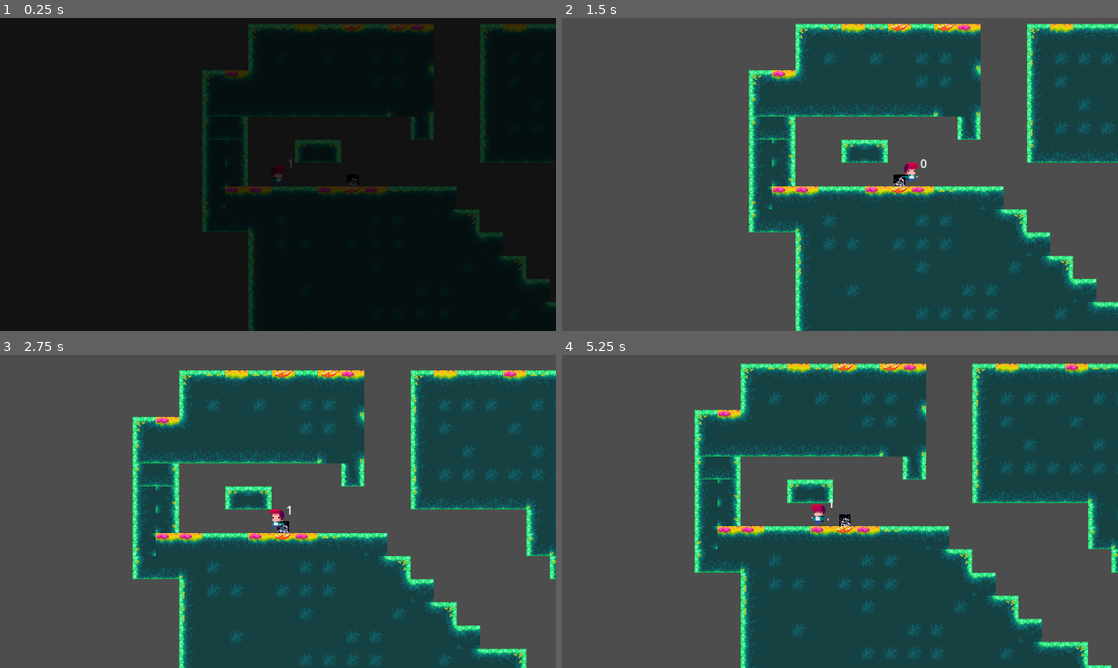
Above: before the commit, frames 1-4 (two rows, left to right).
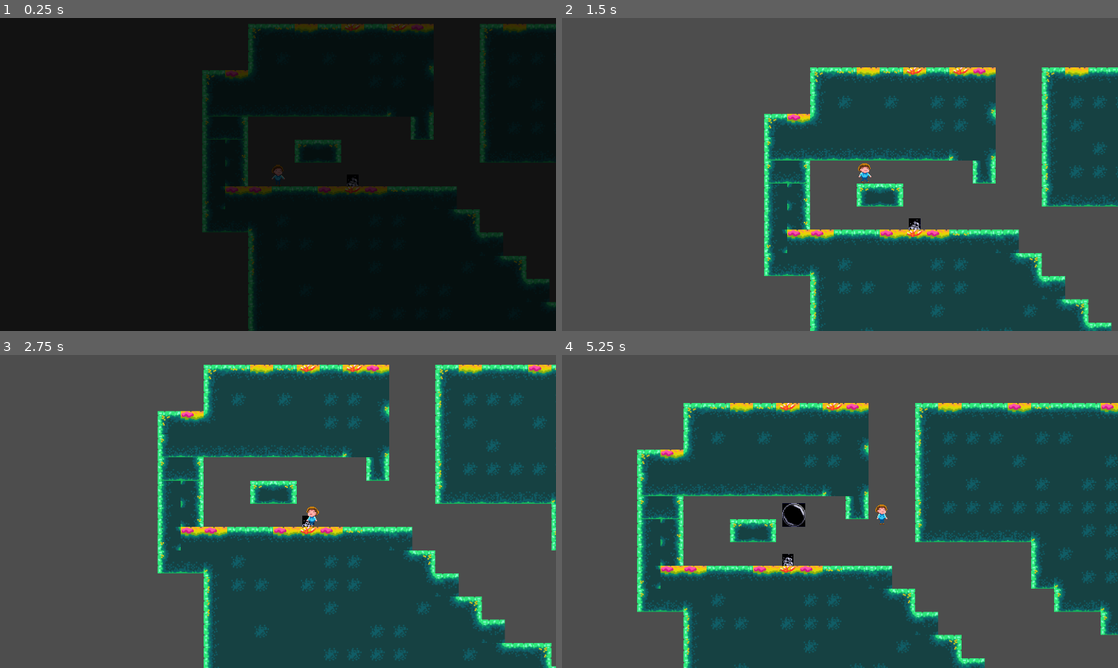
Above: after the commit, the same moments.

Repository: Gaulent/MJW19-BubbleScape
Game: Godot game, scene res://scenes/main_game.tscn
Two runs of this game, one before a commit and one after it. Both use one fixed random seed, a clock stepped at 60 frames per second and the inputs below.
Inputs:
- Up to frame 1 (0.25 s): no input
- Up to frame 2 (1.5 s): hold D (move_right) from 0.53 s (still down); tap Space (jump) at 0.77 s
- Up to frame 3 (2.75 s): tap Space (jump) at 1.52 s; release D (move_right) at 2.03 s; hold A (move_left) from 2.03 s (still down)
- Up to frame 4 (5.25 s): release A (move_left) at 2.78 s; hold D (move_right) 2.78-4.28 s; tap Space (jump) at 3.02, 3.77, 4.52 s; hold A (move_left) 4.28-5.03 s; hold D (move_right) from 5.03 s (still down)

The runs differ from the first frame. In frame 1, less than 0.1% of the frame differs, in the area x 48-53%, y 45-54%; in frame 2, 35%; in frame 3, 26%; in frame 4, 52%, in the area x 13-100%, y 2-100%.

Commit message:
Algo vamos haciendo

Diff:
--- a/scenes/dead_player.tscn
+++ b/scenes/dead_player.tscn
@@ -1,80 +1,17 @@
-[gd_scene load_steps=17 format=3 uid="uid://bs6j4j8rhw0we"]
+[gd_scene load_steps=8 format=3 uid="uid://bs6j4j8rhw0we"]
 
 [ext_resource type="Script" path="res://scripts/dead_player.gd" id="1_51vx4"]
-[ext_resource type="Texture2D" uid="uid://jdgl8lm7wwqs" path="res://assets/player/SPA_Player_Ginger.png" id="1_n3kh4"]
+[ext_resource type="Texture2D" uid="uid://b6tfvo1t4ptmg" path="res://assets/player/naufrago_v2_caminando.png" id="2_f0x7r"]
 
-[sub_resource type="AtlasTexture" id="AtlasTexture_rdtr4"]
-atlas = ExtResource("1_n3kh4")
-region = Rect2(0, 190, 32, 32)
-
-[sub_resource type="AtlasTexture" id="AtlasTexture_rru3c"]
-atlas = ExtResource("1_n3kh4")
-region = Rect2(38, 190, 32, 32)
-
-[sub_resource type="AtlasTexture" id="AtlasTexture_acpcq"]
-atlas = ExtResource("1_n3kh4")
-region = Rect2(76, 190, 32, 32)
-
-[sub_resource type="AtlasTexture" id="AtlasTexture_bo1pj"]
-atlas = ExtResource("1_n3kh4")
-region = Rect2(114, 190, 32, 32)
-
-[sub_resource type="AtlasTexture" id="AtlasTexture_8dtc5"]
-atlas = ExtResource("1_n3kh4")
-region = Rect2(152, 190, 32, 32)
-
-[sub_resource type="AtlasTexture" id="AtlasTexture_14pwv"]
-atlas = ExtResource("1_n3kh4")
-region = Rect2(190, 190, 32, 32)
-
-[sub_resource type="AtlasTexture" id="AtlasTexture_dgkve"]
-atlas = ExtResource("1_n3kh4")
-region = Rect2(228, 190, 32, 32)
-
-[sub_resource type="AtlasTexture" id="AtlasTexture_cx254"]
-atlas = ExtResource("1_n3kh4")
-region = Rect2(266, 190, 32, 32)
-
-[sub_resource type="AtlasTexture" id="AtlasTexture_qrk7f"]
-atlas = ExtResource("1_n3kh4")
-region = Rect2(304, 190, 32, 32)
-
-[sub_resource type="AtlasTexture" id="AtlasTexture_tbjrg"]
-atlas = ExtResource("1_n3kh4")
-region = Rect2(342, 190, 32, 32)
+[sub_resource type="AtlasTexture" id="AtlasTexture_ym6s3"]
+atlas = ExtResource("2_f0x7r")
+region = Rect2(0, 0, 32, 32)
 
 [sub_resource type="SpriteFrames" id="SpriteFrames_ro7d3"]
 animations = [{
 "frames": [{
 "duration": 1.0,
-"texture": SubResource("AtlasTexture_rdtr4")
-}, {
-"duration": 1.0,
-"texture": SubResource("AtlasTexture_rru3c")
-}, {
-"duration": 1.0,
-"texture": SubResource("AtlasTexture_acpcq")
-}, {
-"duration": 1.0,
-"texture": SubResource("AtlasTexture_bo1pj")
-}, {
-"duration": 1.0,
-"texture": SubResource("AtlasTexture_8dtc5")
-}, {
-"duration": 1.0,
-"texture": SubResource("AtlasTexture_14pwv")
-}, {
-"duration": 1.0,
-"texture": SubResource("AtlasTexture_dgkve")
-}, {
-"duration": 1.0,
-"texture": SubResource("AtlasTexture_cx254")
-}, {
-"duration": 1.0,
-"texture": SubResource("AtlasTexture_qrk7f")
-}, {
-"duration": 1.0,
-"texture": SubResource("AtlasTexture_tbjrg")
+"texture": SubResource("AtlasTexture_ym6s3")
 }],
 "loop": true,
 "name": &"default",
@@ -125,6 +62,7 @@
 [node name="Sprite" type="AnimatedSprite2D" parent="."]
 texture_filter = 1
 sprite_frames = SubResource("SpriteFrames_ro7d3")
+autoplay = "default"
 frame_progress = 0.0457389
 
 [node name="AnimationPlayer" type="AnimationPlayer" parent="."]
--- a/scenes/main_game.tscn
+++ b/scenes/main_game.tscn
@@ -1,14 +1,14 @@
-[gd_scene load_steps=26 format=4 uid="uid://bjpu7nnp0ohhu"]
+[gd_scene load_steps=23 format=4 uid="uid://bjpu7nnp0ohhu"]
 
 [ext_resource type="Texture2D" uid="uid://cmff2yw881eua" path="res://assets/tiles/SPA_Rock_Grass_Water.png" id="1_b7tsn"]
 [ext_resource type="Texture2D" uid="uid://l41t3o2hk8c6" path="res://assets/Sonic_the_Hedgehog_-_Labyrinth_Zone_Act_1.png" id="1_hm2gc"]
 [ext_resource type="Script" path="res://scripts/player.gd" id="2_48rla"]
-[ext_resource type="Texture2D" uid="uid://jdgl8lm7wwqs" path="res://assets/player/SPA_Player_Ginger.png" id="2_p75jg"]
 [ext_resource type="Script" path="res://scripts/lung_label.gd" id="4_obu7r"]
 [ext_resource type="Shader" path="res://scripts/vignette.gdshader" id="5_58agx"]
 [ext_resource type="PackedScene" uid="uid://bs6j4j8rhw0we" path="res://scenes/dead_player.tscn" id="6_by7fh"]
 [ext_resource type="PackedScene" uid="uid://60p4bprhkomn" path="res://scenes/bubble_spawn_point.tscn" id="7_ru8vf"]
 [ext_resource type="AudioStream" uid="uid://cbtksf8prlwar" path="res://assets/player/517759__danlucaz__game-fx-2.mp3" id="7_vkwmo"]
+[ext_resource type="Texture2D" uid="uid://b6tfvo1t4ptmg" path="res://assets/player/naufrago_v2_caminando.png" id="8_chy3c"]
 
 [sub_resource type="ShaderMaterial" id="ShaderMaterial_w53rh"]
 shader = ExtResource("5_58agx")
@@ -291,84 +291,68 @@
 sources/2 = SubResource("TileSetScenesCollectionSource_6soff")
 
 [sub_resource type="RectangleShape2D" id="RectangleShape2D_afwf7"]
-size = Vector2(20, 30)
-
-[sub_resource type="AtlasTexture" id="AtlasTexture_rdtr4"]
-atlas = ExtResource("2_p75jg")
-region = Rect2(0, 190, 32, 32)
-
-[sub_resource type="AtlasTexture" id="AtlasTexture_rru3c"]
-atlas = ExtResource("2_p75jg")
-region = Rect2(38, 190, 32, 32)
-
-[sub_resource type="AtlasTexture" id="AtlasTexture_acpcq"]
-atlas = ExtResource("2_p75jg")
-region = Rect2(76, 190, 32, 32)
-
-[sub_resource type="AtlasTexture" id="AtlasTexture_bo1pj"]
-atlas = ExtResource("2_p75jg")
-region = Rect2(114, 190, 32, 32)
-
-[sub_resource type="AtlasTexture" id="AtlasTexture_8dtc5"]
-atlas = ExtResource("2_p75jg")
-region = Rect2(152, 190, 32, 32)
-
-[sub_resource type="AtlasTexture" id="AtlasTexture_14pwv"]
-atlas = ExtResource("2_p75jg")
-region = Rect2(190, 190, 32, 32)
-
-[sub_resource type="AtlasTexture" id="AtlasTexture_dgkve"]
-atlas = ExtResource("2_p75jg")
-region = Rect2(228, 190, 32, 32)
-
-[sub_resource type="AtlasTexture" id="AtlasTexture_cx254"]
-atlas = ExtResource("2_p75jg")
-region = Rect2(266, 190, 32, 32)
-
-[sub_resource type="AtlasTexture" id="AtlasTexture_qrk7f"]
-atlas = ExtResource("2_p75jg")
-region = Rect2(304, 190, 32, 32)
-
-[sub_resource type="AtlasTexture" id="AtlasTexture_tbjrg"]
-atlas = ExtResource("2_p75jg")
-region = Rect2(342, 190, 32, 32)
+size = Vector2(16, 29)
+
+[sub_resource type="AtlasTexture" id="AtlasTexture_de5fq"]
+atlas = ExtResource("8_chy3c")
+region = Rect2(0, 0, 32, 32)
+
+[sub_resource type="AtlasTexture" id="AtlasTexture_wrh5g"]
+atlas = ExtResource("8_chy3c")
+region = Rect2(0, 0, 32, 32)
+
+[sub_resource type="AtlasTexture" id="AtlasTexture_5va3j"]
+atlas = ExtResource("8_chy3c")
+region = Rect2(32, 0, 32, 32)
+
+[sub_resource type="AtlasTexture" id="AtlasTexture_n03nx"]
+atlas = ExtResource("8_chy3c")
+region = Rect2(0, 32, 32, 32)
+
+[sub_resource type="AtlasTexture" id="AtlasTexture_20sp4"]
+atlas = ExtResource("8_chy3c")
+region = Rect2(32, 32, 32, 32)
+
+[sub_resource type="AtlasTexture" id="AtlasTexture_re57m"]
+atlas = ExtResource("8_chy3c")
+region = Rect2(0, 64, 32, 32)
+
+[sub_resource type="AtlasTexture" id="AtlasTexture_gmohh"]
+atlas = ExtResource("8_chy3c")
+region = Rect2(32, 64, 32, 32)
 
 [sub_resource type="SpriteFrames" id="SpriteFrames_ro7d3"]
 animations = [{
 "frames": [{
 "duration": 1.0,
-"texture": SubResource("AtlasTexture_rdtr4")
-}, {
-"duration": 1.0,
-"texture": SubResource("AtlasTexture_rru3c")
-}, {
-"duration": 1.0,
-"texture": SubResource("AtlasTexture_acpcq")
-}, {
-"duration": 1.0,
-"texture": SubResource("AtlasTexture_bo1pj")
-}, {
-"duration": 1.0,
-"texture": SubResource("AtlasTexture_8dtc5")
-}, {
-"duration": 1.0,
-"texture": SubResource("AtlasTexture_14pwv")
-}, {
-"duration": 1.0,
-"texture": SubResource("AtlasTexture_dgkve")
-}, {
-"duration": 1.0,
-"texture": SubResource("AtlasTexture_cx254")
-}, {
-"duration": 1.0,
-"texture": SubResource("AtlasTexture_qrk7f")
-}, {
-"duration": 1.0,
-"texture": SubResource("AtlasTexture_tbjrg")
+"texture": SubResource("AtlasTexture_de5fq")
 }],
 "loop": true,
-"name": &"default",
+"name": &"idle",
 "speed": 5.0
+}, {
+"frames": [{
+"duration": 1.0,
+"texture": SubResource("AtlasTexture_wrh5g")
+}, {
+"duration": 1.0,
+"texture": SubResource("AtlasTexture_5va3j")
+}, {
+"duration": 1.0,
+"texture": SubResource("AtlasTexture_n03nx")
+}, {
+"duration": 1.0,
+"texture": SubResource("AtlasTexture_20sp4")
+}, {
+"duration": 1.0,
+"texture": SubResource("AtlasTexture_re57m")
+}, {
+"duration": 1.0,
+"texture": SubResource("AtlasTexture_gmohh")
+}],
+"loop": true,
+"name": &"walk",
+"speed": 8.0
 }]
 
 [node name="MainGame" type="Node2D"]
@@ -407,17 +391,19 @@
 dead_player_scene = ExtResource("6_by7fh")
 
 [node name="CollisionShape2D" type="CollisionShape2D" parent="Player"]
-position = Vector2(0, 1)
+position = Vector2(0, 1.5)
 shape = SubResource("RectangleShape2D_afwf7")
 
 [node name="AnimatedSprite2D" type="AnimatedSprite2D" parent="Player"]
 texture_filter = 1
+position = Vector2(4.76837e-07, 1)
 sprite_frames = SubResource("SpriteFrames_ro7d3")
-autoplay = "default"
-frame_progress = 0.0457389
+animation = &"idle"
+autoplay = "idle"
+frame_progress = 0.466222
 
 [node name="LungTimer" type="Timer" parent="Player"]
-wait_time = 5.0
+wait_time = 30.0
 autostart = true
 
 [node name="Lung Label" type="Label" parent="Player" node_paths=PackedStringArray("shader")]
--- a/scripts/player.gd
+++ b/scripts/player.gd
@@ -36,6 +36,11 @@
 	if velocity.x > 0:
 		sprite.flip_h = false
 
+	if abs(velocity.x) > 0:
+		sprite.animation = "walk"
+	else:
+		sprite.animation = "idle"
+
 
 	move_and_slide()
 
Binary file added: assets/player/naufrago_v2_caminando.png
Not shown, added: assets/player/naufrago_v2_caminando.png.import
